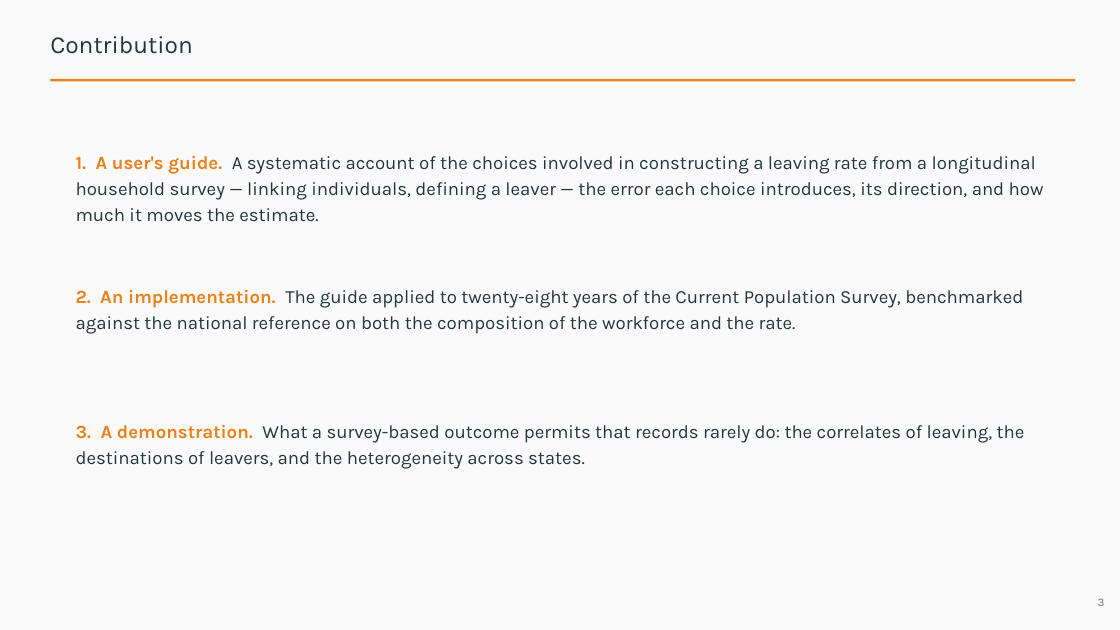
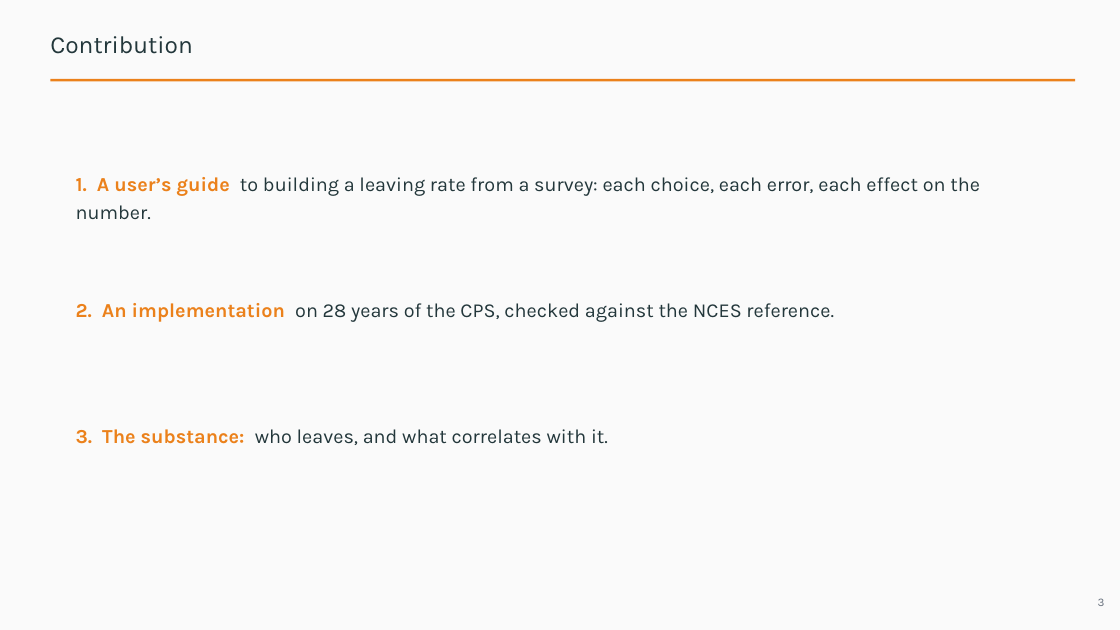
Before and after one commit to jedr1-ship-it/Alternative-Pathways----Quant, a slide deck: slide 3 of report/data_cluster/Proyect_US_cluster.pptx. Drawn at 1120x630 pixels with LibreOffice and Linux fonts; fonts in the diff are those of the drawing. Boxes give left, top, right and bottom in pixels: in the first picture for what was removed or moved away, otherwise in the second. Text is boxed around its words. In the diff, an @@ line names an element or a change of style, - is before the commit and + after.

```diff
--- a/report/data_cluster/Proyect_US_cluster.pptx
+++ b/report/data_cluster/Proyect_US_cluster.pptx
@@ text at <box>76,177,980,219</box>: text changed; size 16 to 17 pt @@
-1. A user's guide. A systematic account of the choices involved in constructing a leaving rate from a longitudinal household survey — linking individuals, defining a leaver — the error each choice introduces, its direction, and how much it moves the estimate.
+1. A user’s guide to building a leaving rate from a survey: each choice, each error, each effect on the number.
@@ text at <box>76,303,834,322</box>: text changed; size 16 to 17 pt @@
-2. An implementation. The guide applied to twenty-eight years of the Current Population Survey, benchmarked against the national reference on both the composition of the workforce and the rate.
+2. An implementation on 28 years of the CPS, checked against the NCES reference.
@@ text at <box>76,429,608,445</box>: text changed; size 16 to 17 pt @@
-3. A demonstration. What a survey-based outcome permits that records rarely do: the correlates of leaving, the destinations of leavers, and the heterogeneity across states.
+3. The substance: who leaves, and what correlates with it.
```
Also in this commit, not shown: 22 other slides changed, 3 slides added, 15 slides removed, 3 other files.
